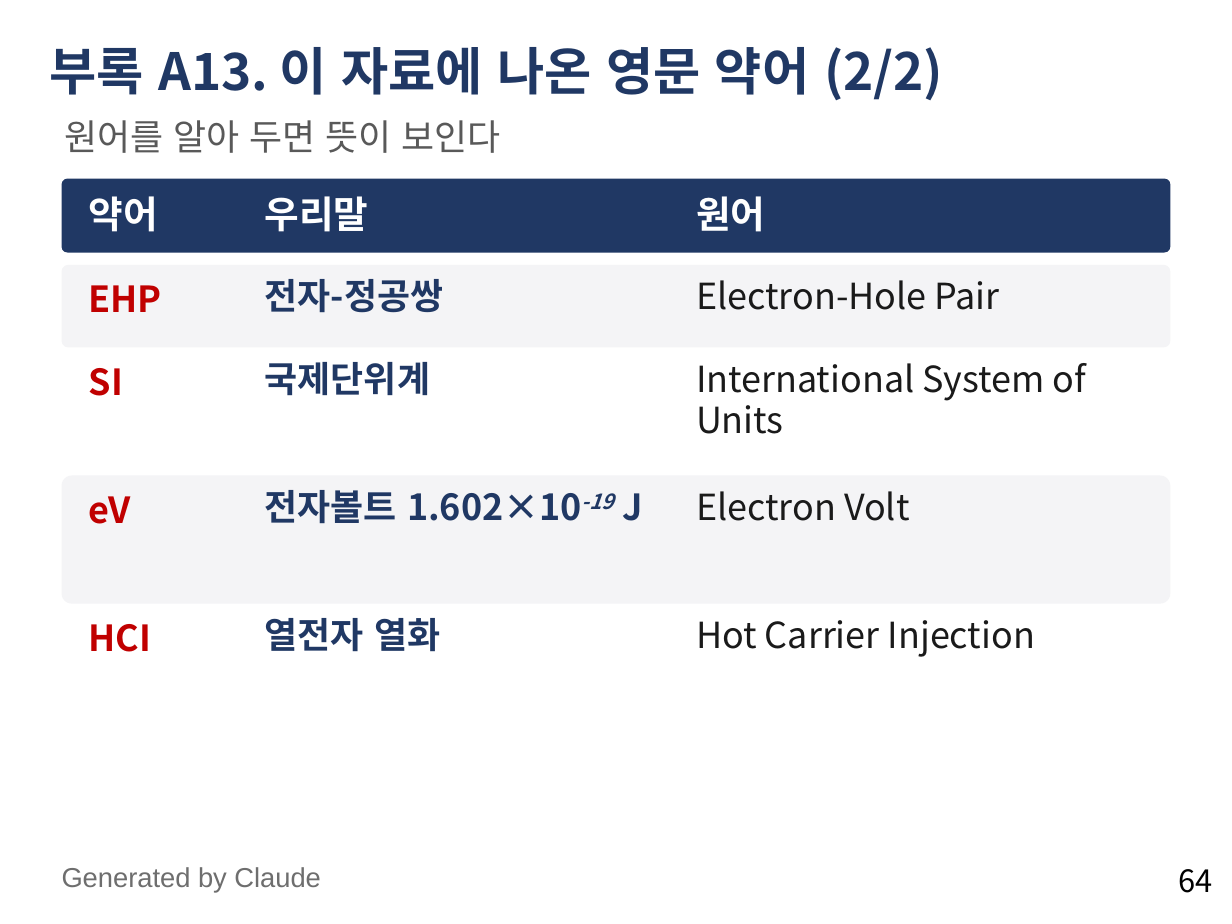
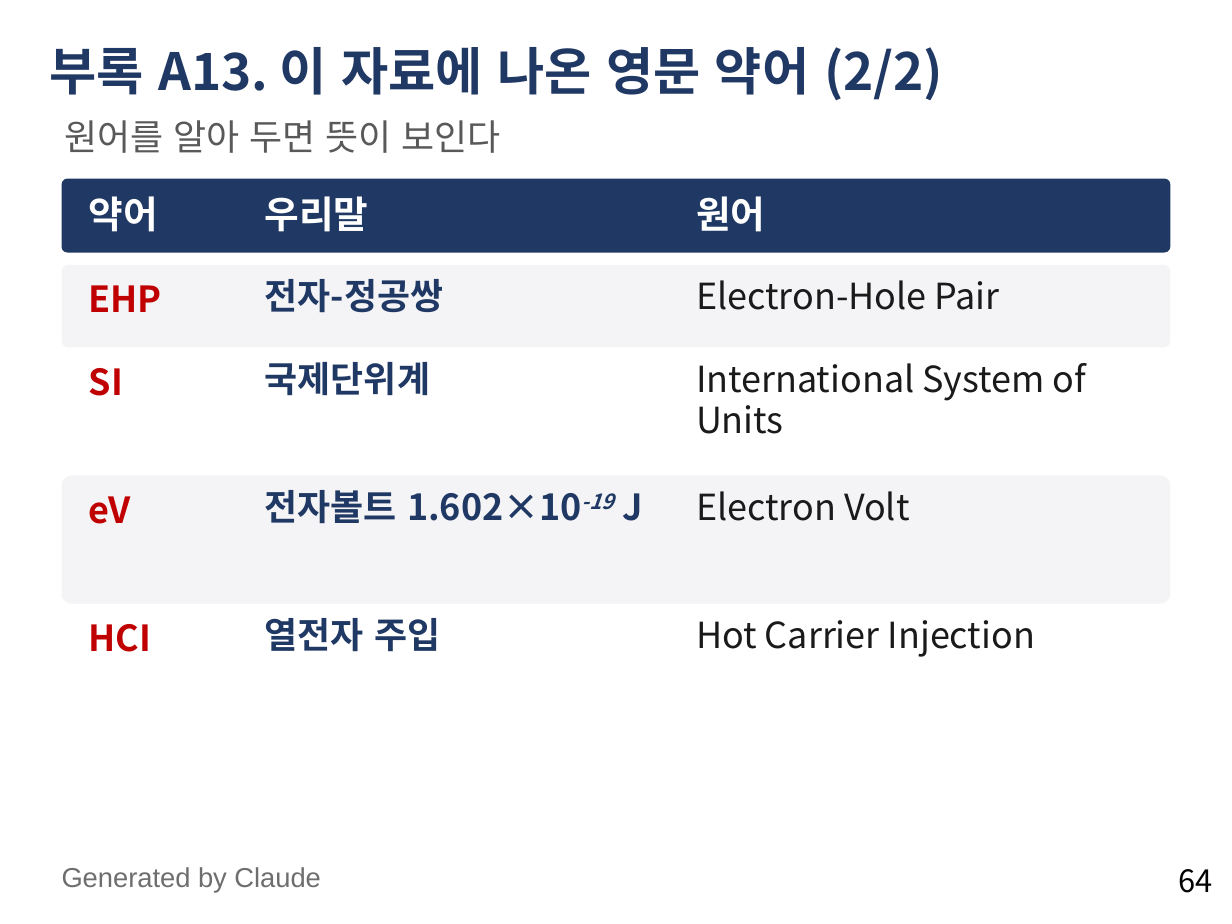
Before and after one commit to abcd8180/3A, a slide deck: slide 64 of 물리전자공학_3장_4강_전계에서의_표동과_이동도.pptx. Drawn at 1232x924 pixels with LibreOffice and Linux fonts; fonts in the diff are those of the drawing. Boxes give left, top, right and bottom in pixels: in the first picture for what was removed or moved away, otherwise in the second. Text is boxed around its words. In the diff, an @@ line names an element or a change of style, - is before the commit and + after.

```diff
--- a/물리전자공학_3장_4강_전계에서의_표동과_이동도.pptx
+++ b/물리전자공학_3장_4강_전계에서의_표동과_이동도.pptx
@@ text at box(265, 618, 440, 652): text changed @@
-열전자 열화
+열전자 주입
```
Also in this commit, not shown: 4 other slides changed.
